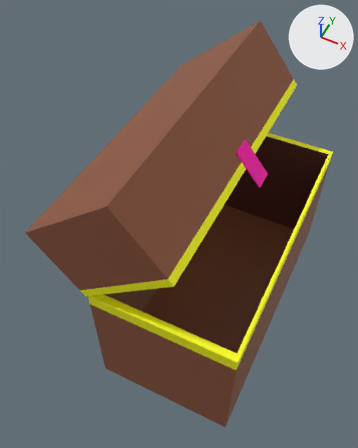
The Blender file TCGD_ECJam2018/Assets/Game/Models/Test/ToyBox.blend as it was, and as the next commit left it.
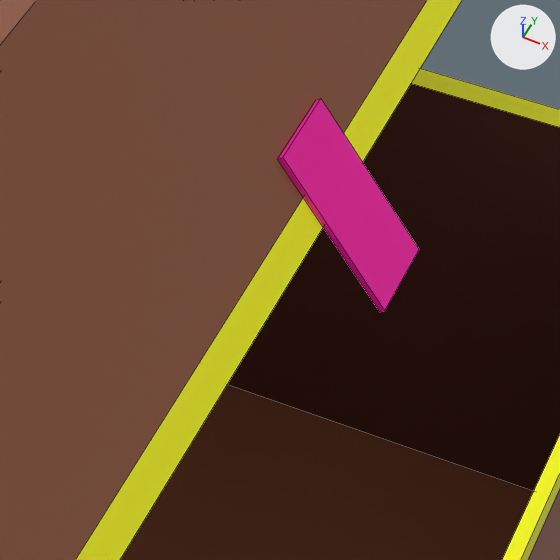
There are two pictures of each version: one whole from a 50 mm lens placed at (1.81, -4.87, 6.98), pointed at (-0.35, -0.56, 1.58), one close up on the part from 48% to 84% of the width and 26% to 55% of the height. Arrows for +X, +Y and +Z are at upper right; the lights stay in place. The close-ups show mesh edges as thin lines.
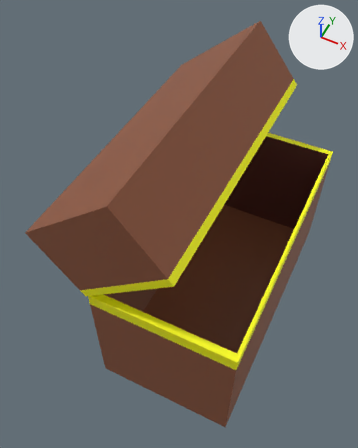
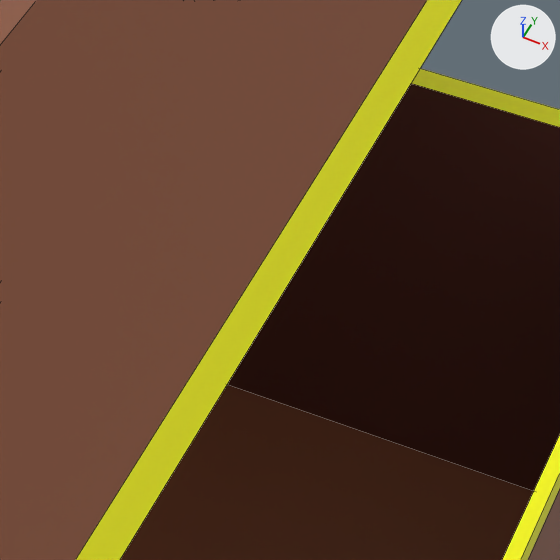
Edits to the scene script, one JSON object a line:
```json
{"block": "me_plane", "where": "# used by ob_plane; location = (-0.734, -0.214, 1.801); rotation_euler = (0.0, 0.885, 0.0), in degrees (0, 51, 0); scale = (0.407, 0.237, 1.0)"}
{"op": "remove", "block": "me_plane", "code": "me_plane.from_pydata(...)  # 32 vertices, 28 faces; spans x -2.7..0.8, y -8.8..8.4, z 0.0..1.6"}
{"op": "add", "block": "me_plane", "code": "me_plane.from_pydata(...)  # 21 vertices, 18 faces; spans x -2.7..0.8, y -8.8..8.4, z 0.0..1.6"}
{"block": "me_plane", "change": "me_plane part 1"}
{"block": "me_plane", "change": "11 vertices are removed from x -0.6..0.8, y -0.4..0.8, z 1.6"}
{"block": "me_plane", "change": "10 faces are deleted"}
```

Pixel boxes (x1, y1, x2, y2) of what changed, in the close-ups (560 x 560 px):
```json
{"part": 1, "of": "me_plane", "change": "deleted", "before": [278, 98, 419, 312], "on screen": "pink"}
```
